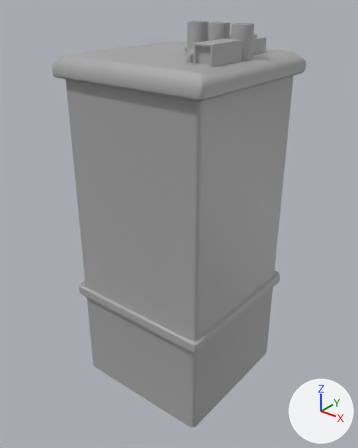
Two versions of the FBX model Water Dept/Assets/Models/Houses/House_7_Model.fbx, one commit apart.
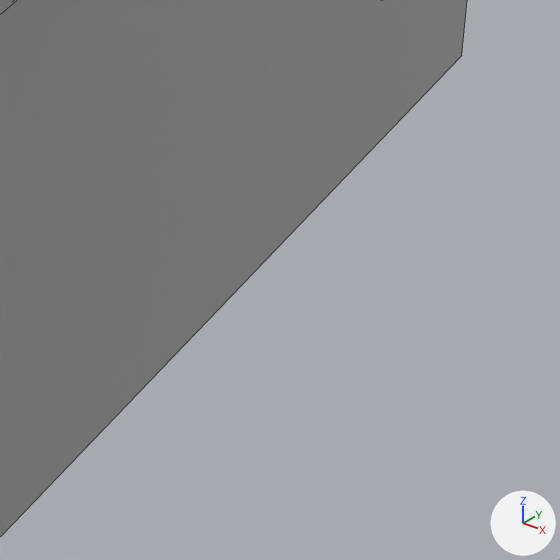
The first picture shows the older version from a 50 mm camera at (1.451, -1.755, 1.607) aimed at (0.301, -0.317, 0.715). The close-ups show the older and then the newer version on the part from 57% to 78% of the width and 77% to 94% of the height of that picture. Only the edits that show in the close-ups are written down. The axes (+X, +Y, +Z) are drawn at lower right. The lights are the same throughout. The close-ups show mesh edges as thin lines. Where no turn or scale is listed for an object, it has been applied to the vertices.
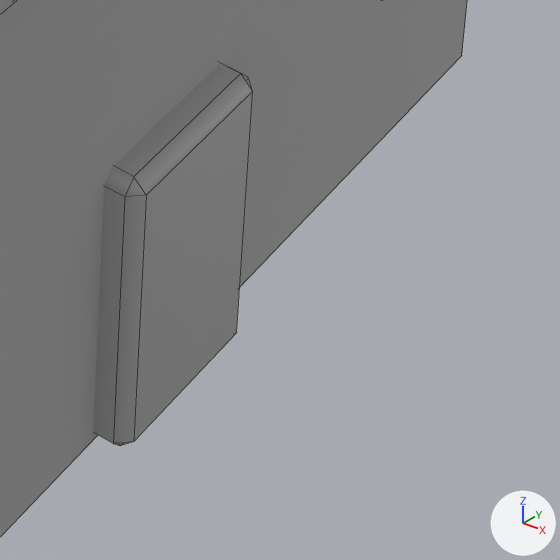
The newer file is also rescaled (x10.0), turned or shifted as a whole; pictures and numbers use the older file's frame.

Where the change shows, as pixel boxes (x1, y1, x2, y2) in the close-ups (560 x 560 px):
part 1 of me_mesh, added
    after: (93, 63, 253, 446)

The change, as a list of edits to the scene's bpy script:
```text
Change me_mesh:
    used by ob_pcube55; location = (0.0, 0.0, 0.0)
    remove me_mesh.from_pydata(...)  # 1716 vertices, 1520 faces; spans x -0.03..0.63, y -0.63..0.03, z -0.002..1.49
    add me_mesh.from_pydata(...)  # 2268 vertices, 2039 faces; spans x -0.03..0.63, y -0.63..0.03, z -0.002..1.49
    me_mesh part 1: a new loose piece of 20 vertices spanning x 0.594..0.622, y -0.439..-0.313, z -0.002..0.198, in mat_standardsurface1 (grey #aaaaaa)
    other edits to the shape of me_mesh do not show in these pictures
```
